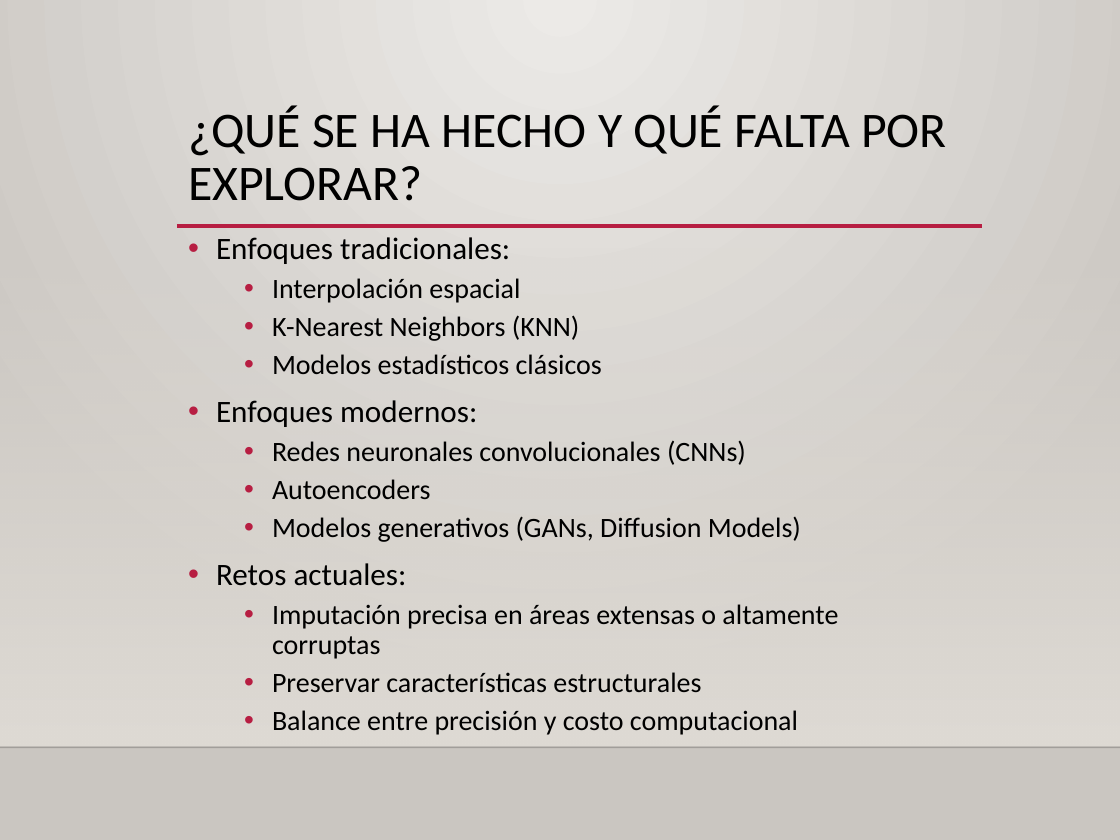
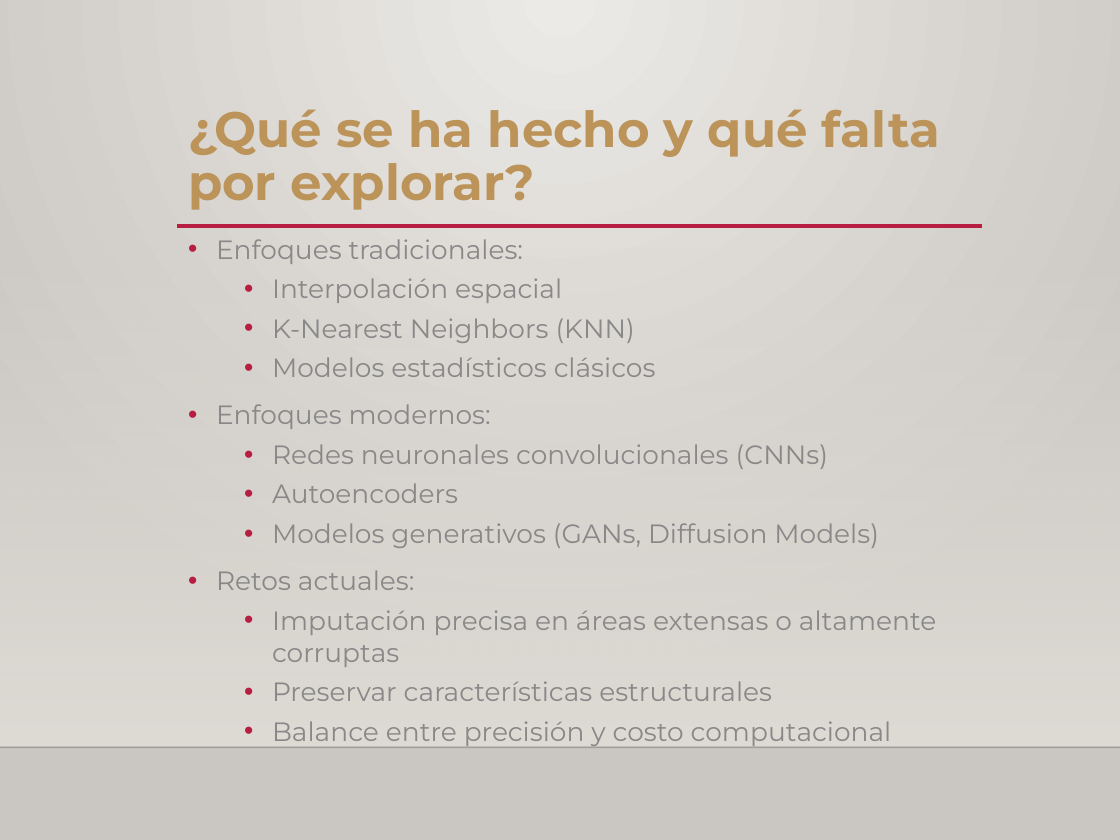
Before and after one commit to NavaSergio/Docencia_varios, a slide deck: slide 5 of SeminarioProyectos1/Presentación SMNM.pptx. Drawn at 1120x840 pixels with LibreOffice and Linux fonts; fonts in the diff are those of the drawing; background and template pictures are left out. Boxes give left, top, right and bottom in pixels: in the first picture for what was removed or moved away, otherwise in the second. Text is boxed around its words. In the diff, an @@ line names an element or a change of style, - is before the commit and + after.

```diff
--- a/SeminarioProyectos1/Presentación SMNM.pptx
+++ b/SeminarioProyectos1/Presentación SMNM.pptx
@@ title at [188, 109, 941, 210]: text changed; font Calibri to Montserrat; text colour #000000 to #BC945A; bold on @@
-¿QUÉ SE HA HECHO Y QUÉ FALTA POR EXPLORAR?
+¿Qué se ha hecho y qué falta por explorar?
@@ text "Enfoques tradicionales:" at [216, 239, 936, 747]: size 20 to 17 pt in "Enfoques tradicionales:", "Enfoques modernos:", "Retos actuales:"; font Calibri to Montserrat, text colour #000000 to #888888; size 18 to 17 pt in "Interpolación espacial", "K-Nearest Neighbors (KNN)", "Modelos estadísticos clásicos", "Redes neuronales convolucionales (CNNs)" and 5 more places; line spacing 0.9 to 1 @@
```
Also in this commit, not shown: 5 other slides changed, 17 other files.
